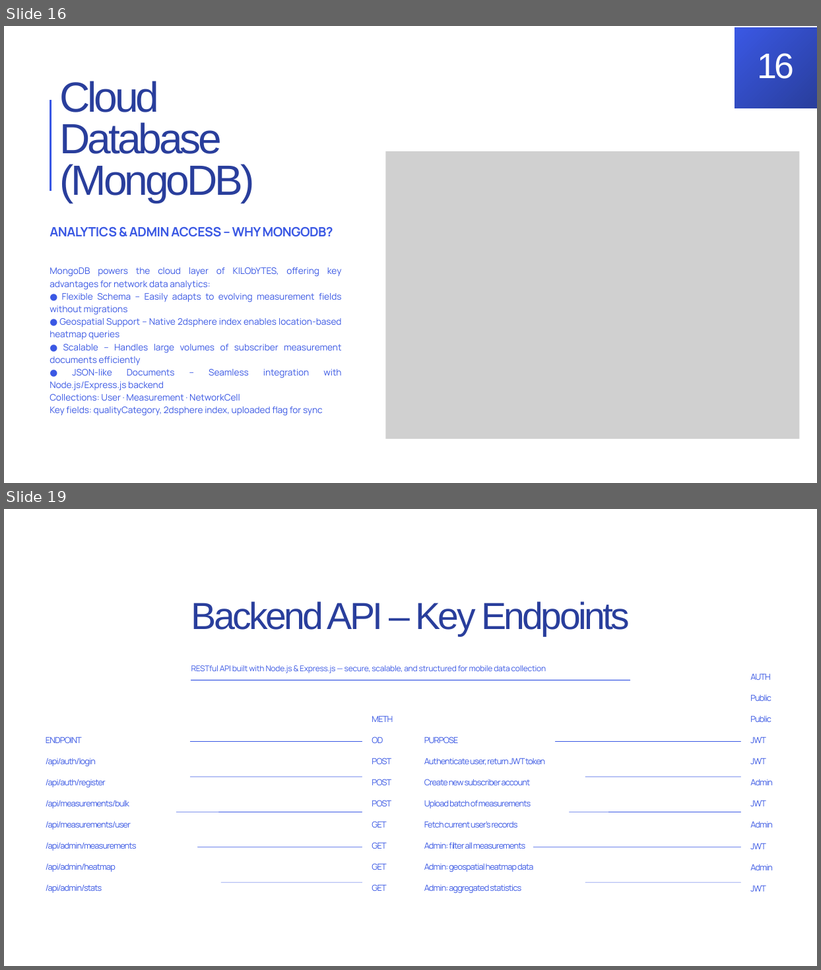
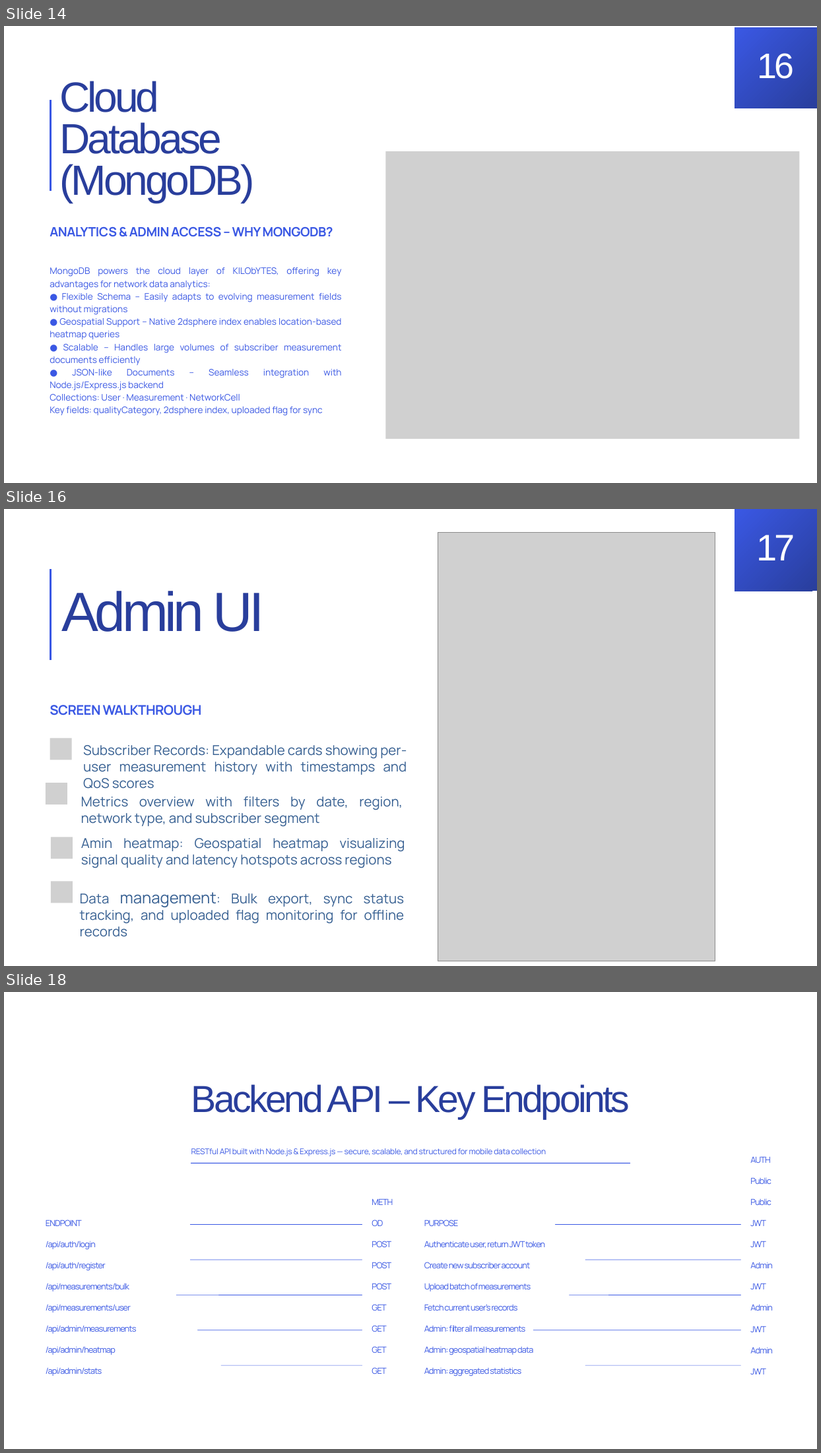
Before and after one commit to BrayanMorningstar237/CEF440_Group5, a slide deck: Final Report Group 5/Final PPT Group 5.pptx. Shown one above the other, each under a label of ours: slides 16 and 19 before the commit, slides 14, 16 and 18 after it; the slides between them are not shown. The pictures are 821x970 and 821x1453 pixels, drawn with LibreOffice and Linux fonts; fonts in the diff are those of the drawing; grey boxes stand for pictures; background and template pictures are left out. Boxes give left, top, right and bottom in pixels: in the first picture for what was removed or moved away, otherwise in the second. Text is boxed around its words. In the diff, an @@ line names an element or a change of style, - is before the commit and + after.

```diff
--- a/Final Report Group 5/Final PPT Group 5.pptx
+++ b/Final Report Group 5/Final PPT Group 5.pptx
@@ slide 16 added at bbox=[4, 509, 817, 966], background #FFFFFF @@
@@ freeform shape added at bbox=[735, 509, 817, 591], fill gradient #3A58E4 to #293E9C @@
@@ picture added at bbox=[438, 532, 715, 962] @@
@@ text added at bbox=[756, 535, 795, 560], 65.6 pt, text #FFFFFF @@
+17
@@ freeform shape added at bbox=[50, 570, 52, 660], fill #3A58E4 @@
@@ text added at bbox=[61, 591, 264, 632], 98 pt, text gradient #293E9C to #3A58E4 @@
+Admin UI
@@ text added at bbox=[50, 705, 202, 716], 23.7 pt, text gradient #3A58E4 to #293E9C, bold @@
+SCREEN WALKTHROUGH
@@ picture added at bbox=[50, 738, 71, 760] @@
@@ text added at bbox=[83, 745, 407, 789], 24 pt, text #376092 @@
+Subscriber Records: Expandable cards showing per-user measurement history with timestamps and QoS scores
@@ picture added at bbox=[46, 783, 67, 805] @@
@@ text added at bbox=[81, 797, 403, 827], 24 pt, text #376092 @@
+Metrics overview with filters by date, region, network type, and subscriber segment
@@ picture added at bbox=[51, 837, 72, 859] @@
@@ text added at bbox=[81, 838, 405, 869], 24 pt, text #376092 @@
+Amin heatmap: Geospatial heatmap visualizing signal quality and latency hotspots across regions
@@ picture added at bbox=[51, 881, 72, 903] @@
@@ text added at bbox=[80, 892, 405, 937], 24 pt, text #376092 @@
+Data management: Bulk export, sync status tracking, and uploaded flag monitoring for offline records
@@ what was slide 16 is now slide 14 @@
@@ what was slide 19 is now slide 18 @@
```
Also in this commit, not shown: 8 slides changed, 2 slides removed.
